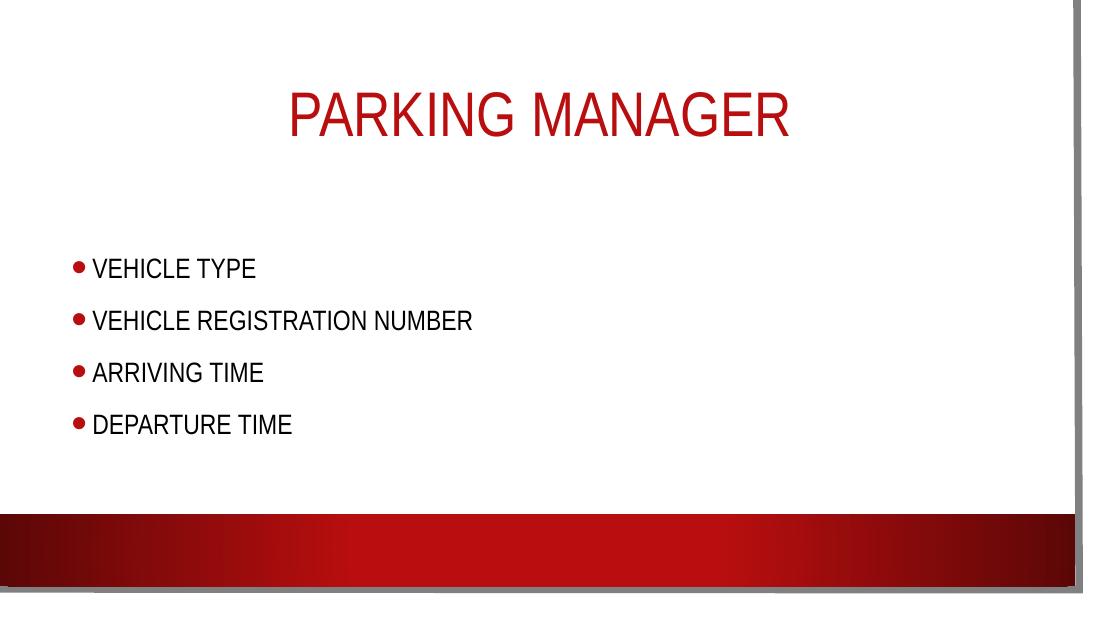
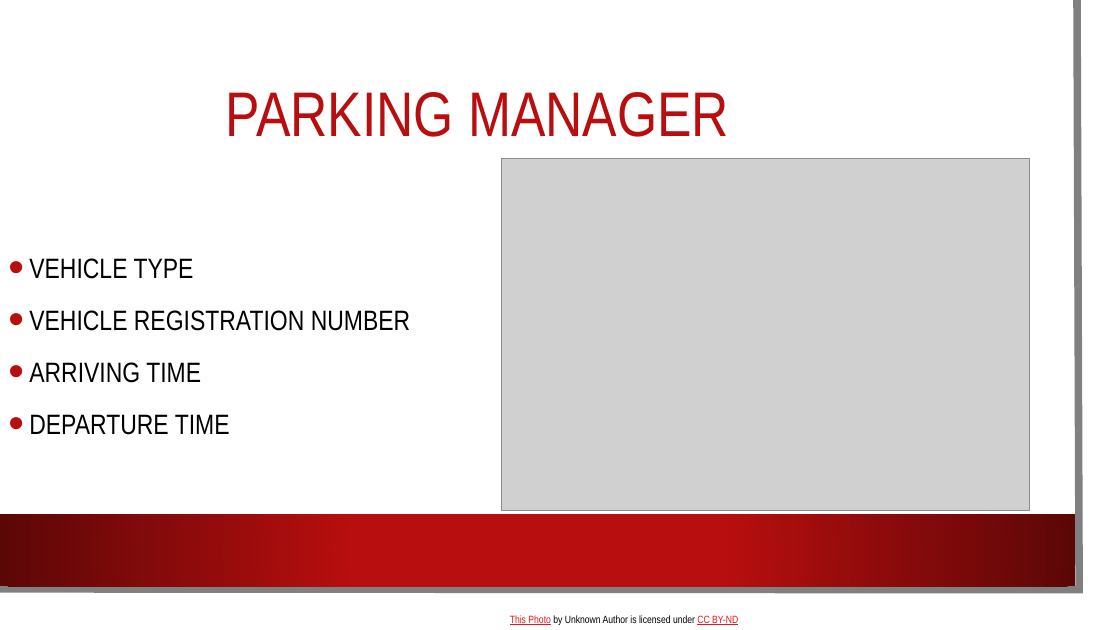
Before and after one commit to SyedKifayat1/OppFinalProject, a slide deck: slide 12 of Opp Project.pptx. Drawn at 1120x630 pixels with LibreOffice and Linux fonts; fonts in the diff are those of the drawing; grey boxes stand for pictures; background and template pictures are left out. Boxes give left, top, right and bottom in pixels: in the first picture for what was removed or moved away, otherwise in the second. Text is boxed around its words. In the diff, an @@ line names an element or a change of style, - is before the commit and + after.

```diff
--- a/Opp Project.pptx
+++ b/Opp Project.pptx
@@ title "PARKING MANAGER": place and size @@
-title "PARKING MANAGER" at bbox=[288, 92, 792, 137]
+title "PARKING MANAGER" at bbox=[225, 92, 729, 137]
@@ picture added at bbox=[502, 159, 1030, 512] @@
@@ text "VEHICLE TYPE": place and size @@
-text "VEHICLE TYPE" at bbox=[92, 258, 473, 435]
+text "VEHICLE TYPE" at bbox=[29, 258, 410, 435]
@@ text added at bbox=[510, 615, 738, 625], 9 pt, text #000000 @@
+This Photo by Unknown Author is licensed under CC BY-ND
```
Also in this commit, not shown: 10 other slides changed, 2 slides added.
